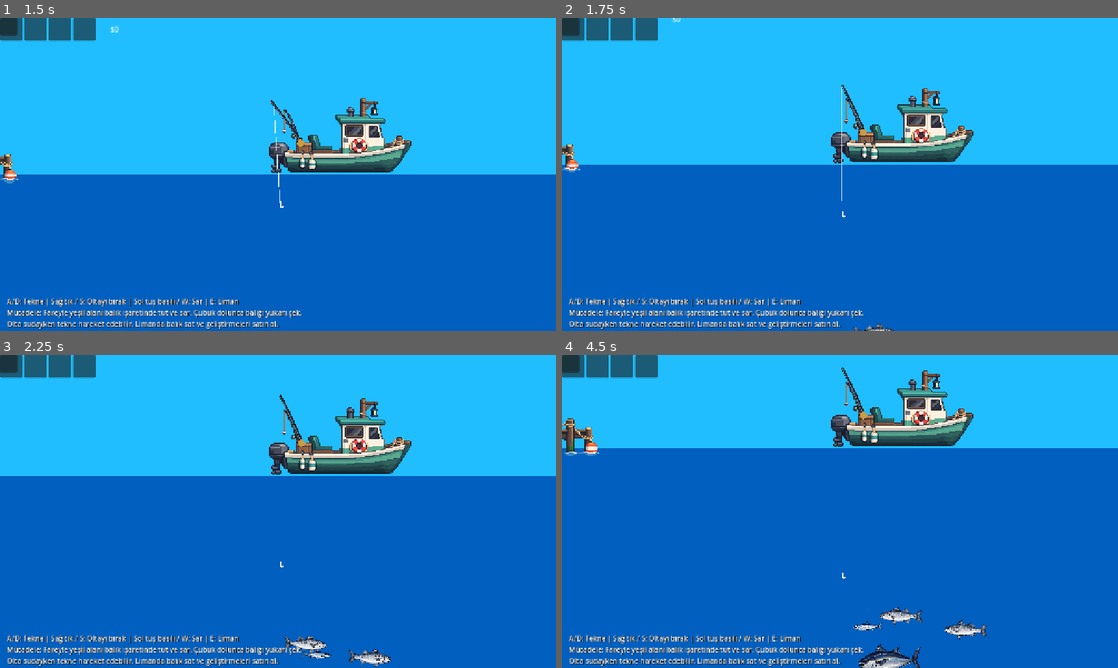
Above: before the commit, frames 1-4 (two rows, left to right).
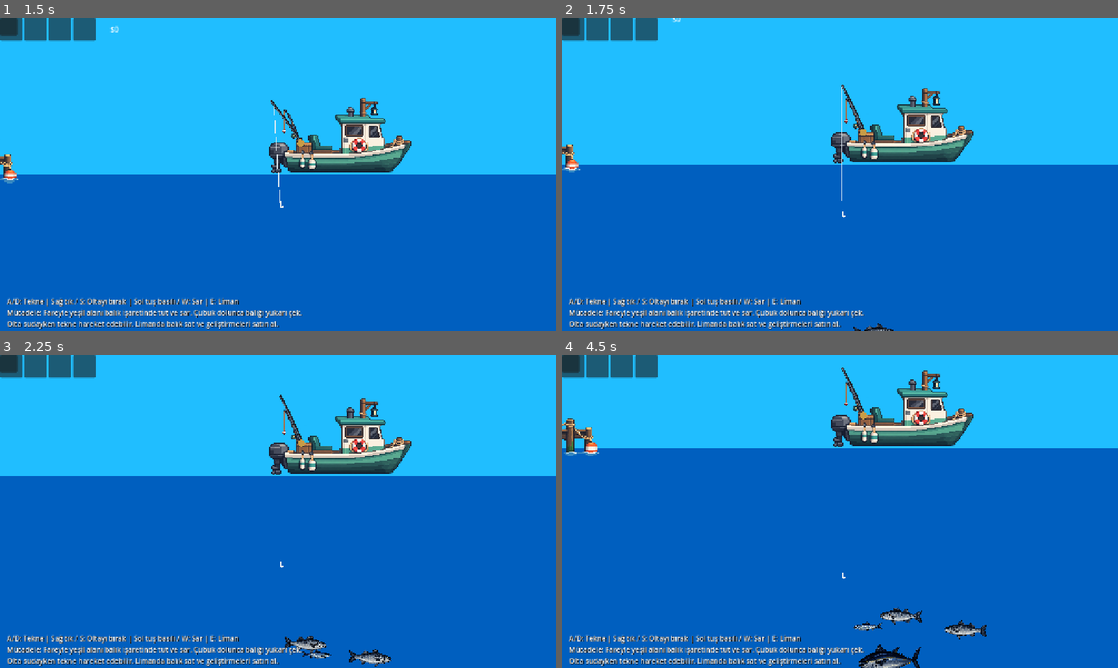
Above: after the commit, the same moments.

Repository: mirackayademir/TinyFisher
Game: Godot game, scene res://scenes/world.tscn
The game is run twice, just before and just after one commit, with the same random seed, the same clock (stepped at 60 frames per second) and the same inputs.
Inputs (mouse positions are in pixels of both pictures, inside the frame that each line leads up to):
- Up to frame 1 (1.5 s): tap Enter at 0.5 s; move the mouse to (400, 158) at 0.52 s; hold D (move_right) 0.53-1.28 s; tap E (dock) at 0.6, 1.35 s; click (400, 158) at 0.67 s; move the mouse to (166, 190) at 1.27 s; hold S from 1.28 s (still down)
- Up to frame 2 (1.75 s): keep holding S
- Up to frame 3 (2.25 s): move the mouse to (333, 442) at 2.02 s; release S at 2.03 s; hold D (move_right) from 2.03 s (still down); tap E (dock) at 2.1 s
- Up to frame 4 (4.5 s): move the mouse to (812, 574) at 2.77 s; release D (move_right) at 2.78 s; hold W 2.78-3.53 s; tap E (dock) at 2.85, 3.6, 4.35 s; click (812, 574) at 2.92 s; move the mouse to (1006, 558) at 3.52 s; hold A (move_left) from 3.53 s (still down); move the mouse to (673, 464) at 4.27 s

Frame 1 is identical in both runs. In frame 2, less than 0.1% of the frame differs, in the area x 52-60%, y 97-100%; in frame 3, 0.5%; in frame 4, 1.0%, in the area x 52-77%, y 80-100%.

Commit message:
Animate fish tails and underwater shading

Diff:
--- a/scenes/fish.tscn
+++ b/scenes/fish.tscn
@@ -2,9 +2,15 @@
 
 [ext_resource type="Script" uid="uid://bftsfu60p5c5h" path="res://scenes/fish.gd" id="1_n6yr6"]
 [ext_resource type="Texture2D" uid="uid://dm16qvivms05o" path="res://assets/sardalya.png" id="2_8g0i4"]
+[ext_resource type="Shader" path="res://shaders/fish_underwater.gdshader" id="3_fish_shader"]
 
 [sub_resource type="RectangleShape2D" id="RectangleShape2D_nm43w"]
 size = Vector2(64.5, 28)
+
+[sub_resource type="ShaderMaterial" id="ShaderMaterial_fish"]
+shader = ExtResource("3_fish_shader")
+shader_parameter/tail_strength = 2.4
+shader_parameter/tail_speed = 6.0
 
 [node name="Fish" type="Area2D" unique_id=1429060153]
 collision_layer = 2
@@ -16,5 +22,7 @@
 shape = SubResource("RectangleShape2D_nm43w")
 
 [node name="FishSprite" type="Sprite2D" parent="." unique_id=1609794893]
+material = SubResource("ShaderMaterial_fish")
 scale = Vector2(0.08, 0.08)
 texture = ExtResource("2_8g0i4")
+texture_filter = 1
